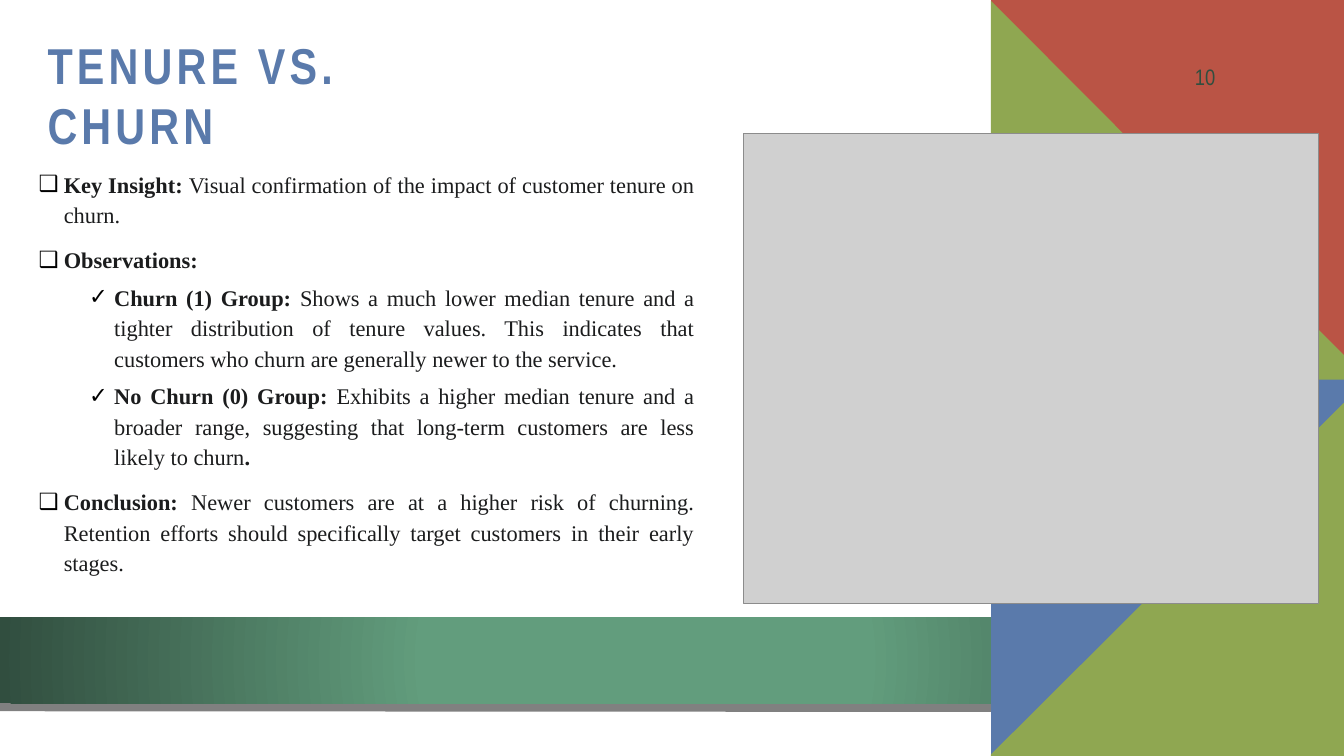
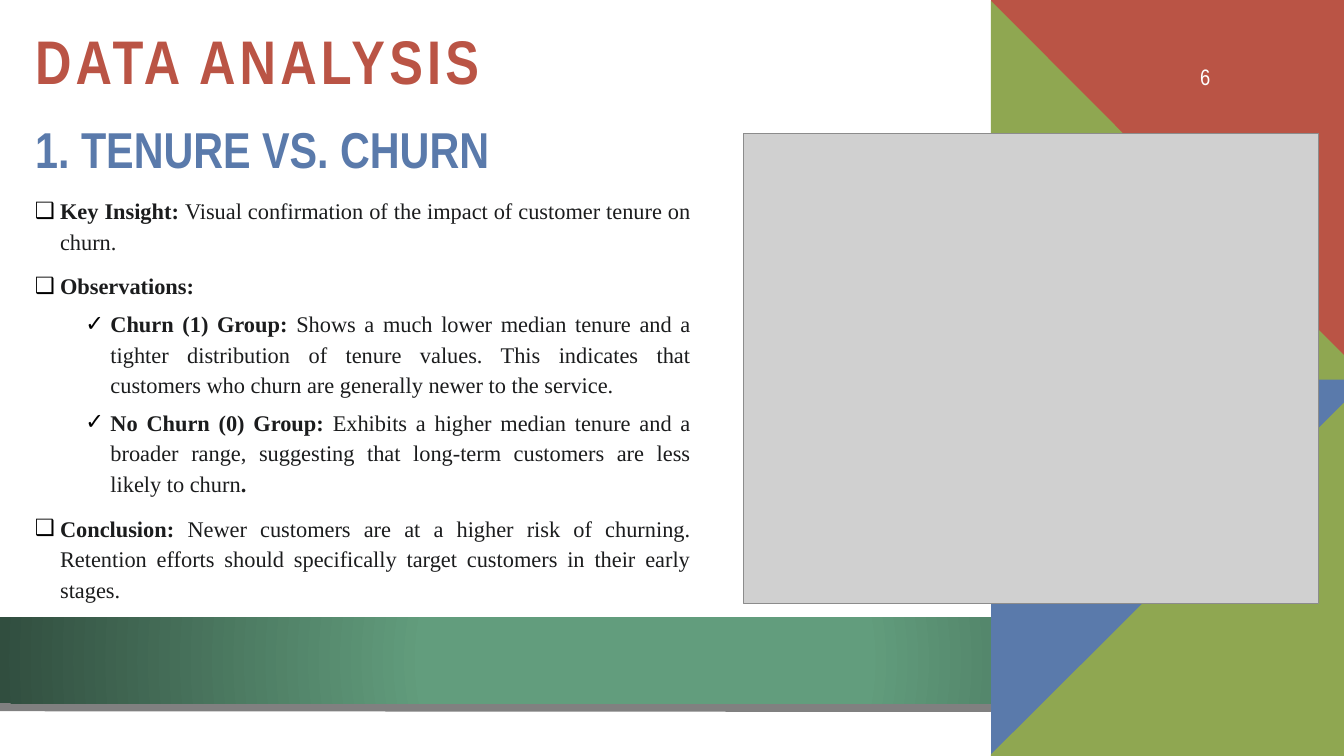
Before and after one commit to Paromita23/InLighn_Tech_Internship, a slide deck: slide 6 of Customer Churn Prediction/Solution/Customer Churn Prediction Analysis.pptx (slide 10 before the commit). Drawn at 1344x756 pixels with LibreOffice and Linux fonts; fonts in the diff are those of the drawing; grey boxes stand for pictures; background and template pictures are left out. Boxes give left, top, right and bottom in pixels: in the first picture for what was removed or moved away, otherwise in the second. Text is boxed around its words. In the diff, an @@ line names an element or a change of style, - is before the commit and + after.

```diff
--- a/Customer Churn Prediction/Solution/Customer Churn Prediction Analysis.pptx
+++ b/Customer Churn Prediction/Solution/Customer Churn Prediction Analysis.pptx
@@ text added at (x1=35, y1=41, x2=479, y2=85), 44 pt, text #BA5445, bold @@
+DATA ANALYSIS
@@ page number at (x1=1200, y1=69, x2=1210, y2=85): text changed; text colour #314E3E to #FFFFFF @@
-10
+6
@@ title at (x1=35, y1=133, x2=489, y2=169): text changed @@
-TENURE VS. CHURN
+1. TENURE VS. CHURN
@@ text "Key Insight: Visual confirmation of ..." moved from (x1=64, y1=177, x2=694, y2=576) to (x1=60, y1=203, x2=690, y2=603) @@
```
Also in this commit, not shown: 7 other slides changed, 2 slides added.
